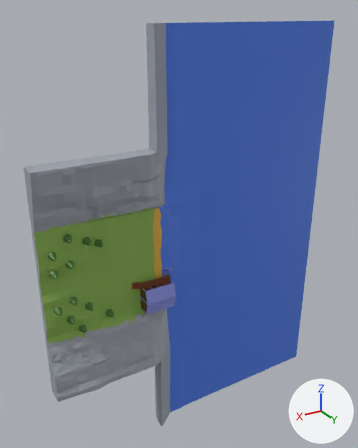
The FBX model Assets/Create/Lake.fbx, before and after one commit.
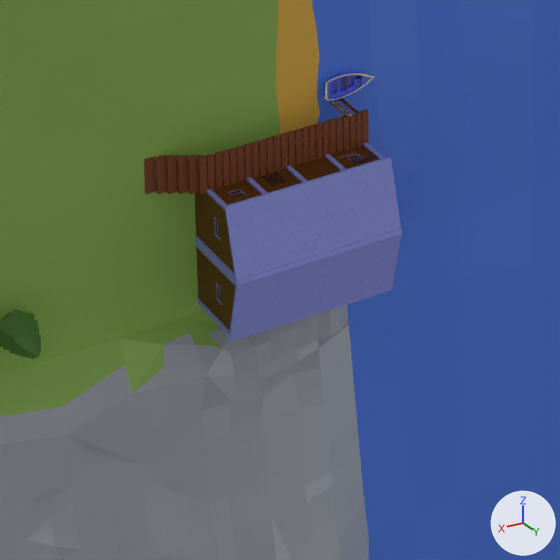
Each version appears first whole from a 50 mm lens placed at (32.4, 135.2, 78.2), pointed at (-51.1, -4.0, 8.6), and next in a close-up on the part from 30% to 57% of the width and 57% to 79% of the height. Every picture has the same lights, and +X, +Y and +Z are marked at lower right. Where no turn or scale is listed for an object, it has been applied to the vertices.

Script lines for the objects in view, before the commit:
```python
me_cube = bpy.data.meshes.new('Cube')
me_cube.from_pydata(...)  # 10036 vertices, 9148 faces; spans x -5.51..5.65, y -5.97..1.03, z -4.76..4.54
# faces by material slot: [17, 8139, 15, 977]
me_cube.materials.append(mat_roof)  # dark red #381c17
me_cube.materials.append(mat_windows)  # blue #9198e7
me_cube.materials.append(mat_wood)  # brown #472707
me_cube.materials.append(mat_door)  # brown #643700
me_cube_004 = bpy.data.meshes.new('Cube.004')
me_cube_004.from_pydata(...)  # 361 vertices, 335 faces; spans x -1.8..1.75, y -0.37..0.38, z -0.76..0.76
# faces by material slot: [249, 86]
me_cube_004.materials.append(mat_material)  # blue #5869e7
me_cube_004.materials.append(mat_material_002)  # beige #e7e0a3
me_cylinder = bpy.data.meshes.new('Cylinder')
me_cylinder.from_pydata(...)  # 132 vertices, 108 faces; spans x -1.2..1.2, y -0.61..3.24, z -1.39..1.39
# faces by material slot: [7, 101]
me_cylinder.materials.append(mat_wood)  # brown #472707
me_cylinder.materials.append(mat_leaf)  # dark green #46752d
ob_cube_002 = bpy.data.objects.new('Cube.002', me_cube)
ob_cube_002.location = (-37.99, 5.71, -13.03)
ob_cube_005 = bpy.data.objects.new('Cube.005', me_cube_004)
ob_cube_005.location = (-43.13, 0.84, -5.42)
ob_tree = bpy.data.objects.new('Tree', me_cylinder)
ob_tree.location = (-20.35, 1.6, -14.86)
# also in view: 'Cube' at (-56.4, 2.7, 1.3); 'Cube.004' at (-36.4, 1.9, -7.7)
```
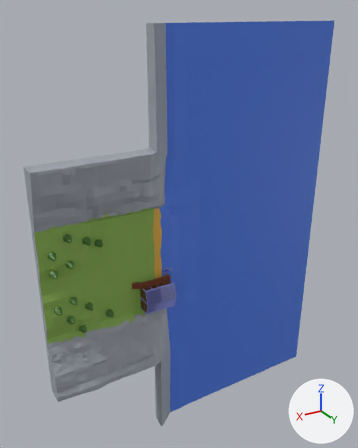
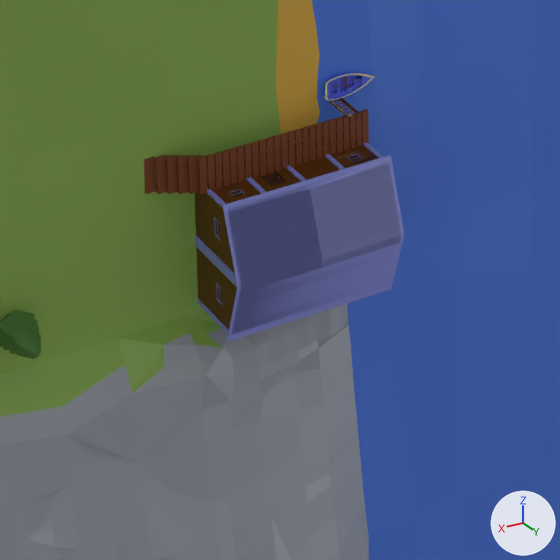
The newer file is also turned or shifted as a whole; pictures and numbers use the older file's frame.

Boxes [x1, y1, x2, y2] around the edits, measured in the close-ups (560 x 560 px):
'House', added (blue): after [195, 143, 404, 342]
    faces in mat_windows (blue #9198e7): [195, 143, 404, 342]
    faces in mat_door (brown #643700): [195, 145, 378, 329]
    faces in mat_wood (brown #472707): [215, 154, 362, 303]
    faces in mat_roof (dark red #381c17): [261, 172, 286, 186]
'Cube.002', deleted (blue): before [195, 143, 402, 342]
    faces in mat_windows (blue #9198e7): [195, 143, 402, 342]
    faces in mat_door (brown #643700): [195, 145, 379, 330]
    faces in mat_wood (brown #472707): [215, 154, 362, 303]
    faces in mat_roof (dark red #381c17): [261, 172, 286, 186]
'Cube.004', unchanged, covered by the edit: before [144, 109, 369, 195]
'Bridge', unchanged, uncovered by the edit: after [144, 109, 369, 195]

The change, as a diff of the scene's bpy script:
```diff
--- a/Assets/Create/Lake.fbx.py
+++ b/Assets/Create/Lake.fbx.py
@@ me_cube_1 @@
+me_cube_1.from_pydata(...)  # 2599 vertices, 2392 faces; spans x -5.57..5.75, y -5.97..1.18, z -4.77..4.63
+# faces by material slot: [18, 1408, 15, 951]
+me_cube_1.materials.append(mat_roof)  # dark red #381c17
+me_cube_1.materials.append(mat_windows)  # blue #9198e7
+me_cube_1.materials.append(mat_wood)  # brown #472707
+me_cube_1.materials.append(mat_door)  # brown #643700
@@ ob_cube_002 @@
-ob_cube_002 = bpy.data.objects.new('Cube.002', me_cube)
-ob_cube_002.location = (-37.99, 5.71, -13.03)
@@ ob_house @@
+ob_house = bpy.data.objects.new('House', me_cube_1)
+ob_house.location = (-37.99, 5.71, -13.03)
```
